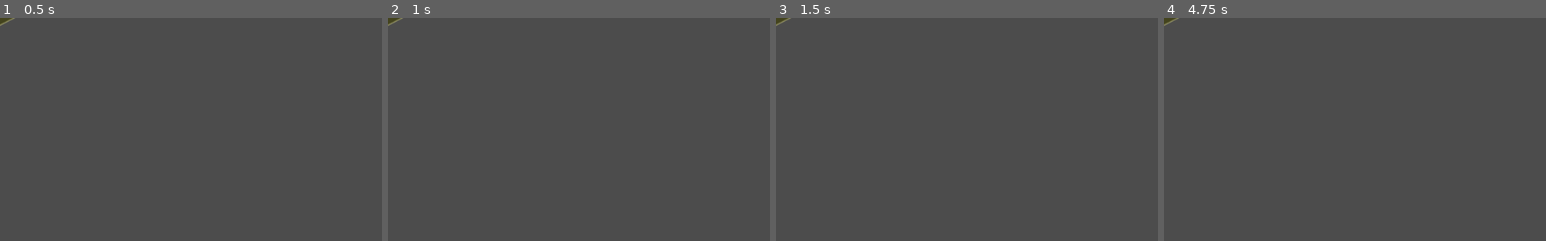
Above: before the commit, frames 1-4 (left to right).
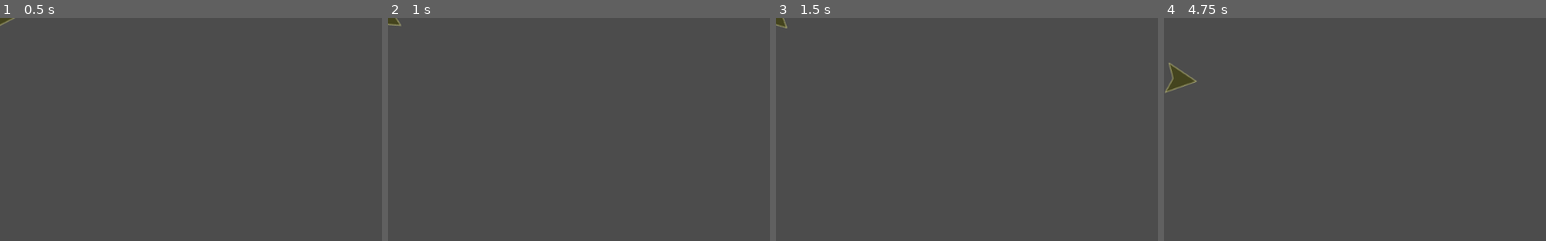
Above: after the commit, the same moments.

Repository: devmcclu/multiplayer_test
Game: Godot game, scene res://Main.tscn
Same seed, same stepped clock (60 frames per second), same inputs: the game is played once before the commit and once after it.
Inputs:
- Up to frame 1 (0.5 s): no input
- Up to frame 2 (1 s): tap Enter at 0.5 s; hold Right (ui_right) from 0.53 s (still down)
- Up to frame 3 (1.5 s): tap Space at 1.25 s; release Right (ui_right) at 1.28 s; hold Left (ui_left) from 1.28 s (still down)
- Up to frame 4 (4.75 s): tap Enter at 2, 3.5 s; release Left (ui_left) at 2.03 s; hold Right (ui_right) 2.03-2.78 s; tap Space at 2.75, 4.25 s; hold Up (ui_up) 2.78-3.53 s; hold Left (ui_left) from 3.53 s (still down)
The pictures show only the part of the screen within x 0-50%, y 0-50%; the shares and areas given below are measured in that part.

Frame 1 is identical in both runs. In frame 2, less than 0.1% of the frame differs, in the area x 0-4%, y 0-4%; in frame 3, less than 0.1%; in frame 4, 0.6%, in the area x 0-9%, y 0-34%.

Commit message:
Create script for Ship scene

Diff:
--- /dev/null
+++ b/Ship.gd
@@ -0,0 +1,29 @@
+extends RigidBody2D
+
+# class member variables go here, for example:
+# var a = 2
+# var b = "textvar"
+
+var speed = 100
+var rotation_speed = 80
+var max_speed = 150
+
+func _ready():
+	# Called when the node is added to the scene for the first time.
+	# Initialization here
+	pass
+
+func _process(delta):
+	# Called every frame. Delta is time since last frame.
+	# Update game logic here.
+
+	if Input.is_action_pressed("ui_up"):
+		add_force(Vector2(0,0), Vector2(cos(rotation), sin(rotation)) * delta * speed)
+
+	if get_linear_velocity().length() > max_speed:
+		set_linear_velocity(get_linear_velocity().normalized()*max_speed)
+
+	if Input.is_action_pressed("ui_left"):
+		set_angular_velocity(-rotation_speed * delta)
+	if Input.is_action_pressed("ui_right"):
+		set_angular_velocity(rotation_speed * delta)
--- a/Ship.tscn
+++ b/Ship.tscn
@@ -1,6 +1,7 @@
-[gd_scene load_steps=3 format=2]
+[gd_scene load_steps=4 format=2]
 
-[ext_resource path="res://images/player1.png" type="Texture" id=1]
+[ext_resource path="res://Ship.gd" type="Script" id=1]
+[ext_resource path="res://images/player1.png" type="Texture" id=2]
 
 [sub_resource type="CircleShape2D" id=1]
 
@@ -27,13 +28,14 @@
 linear_damp = -1.0
 angular_velocity = 0.0
 angular_damp = -1.0
+script = ExtResource( 1 )
 __meta__ = {
 "_edit_group_": true
 }
 
 [node name="player1" type="Sprite" parent="." index="0"]
 
-texture = ExtResource( 1 )
+texture = ExtResource( 2 )
 _sections_unfolded = [ "Transform" ]
 
 [node name="CollisionShape2D" type="CollisionShape2D" parent="." index="1"]
